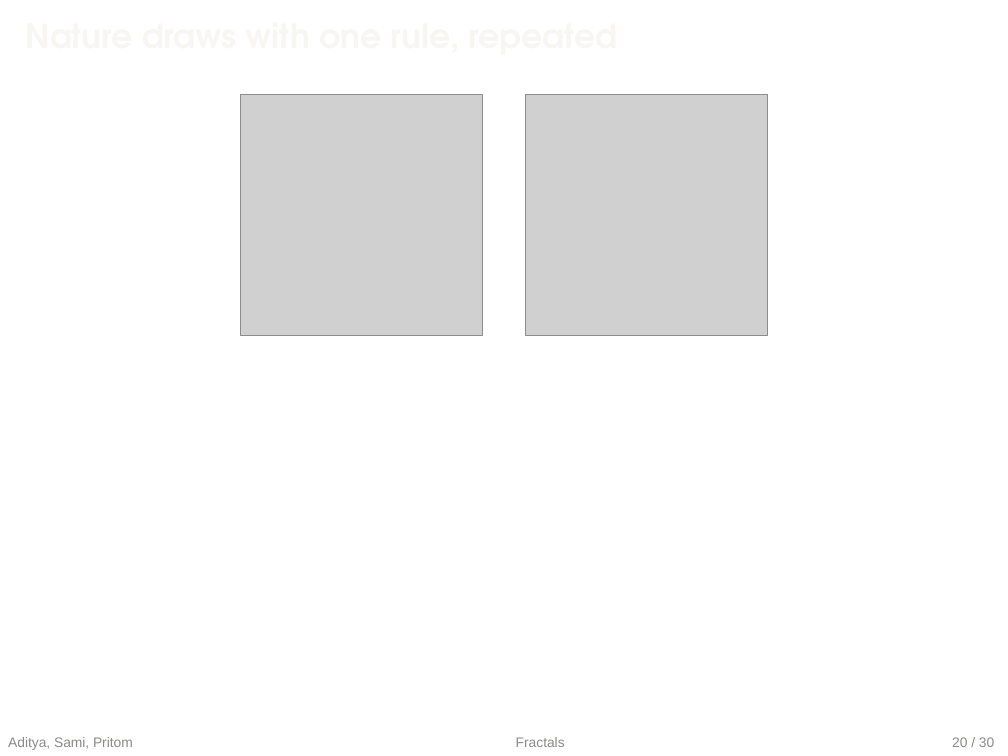
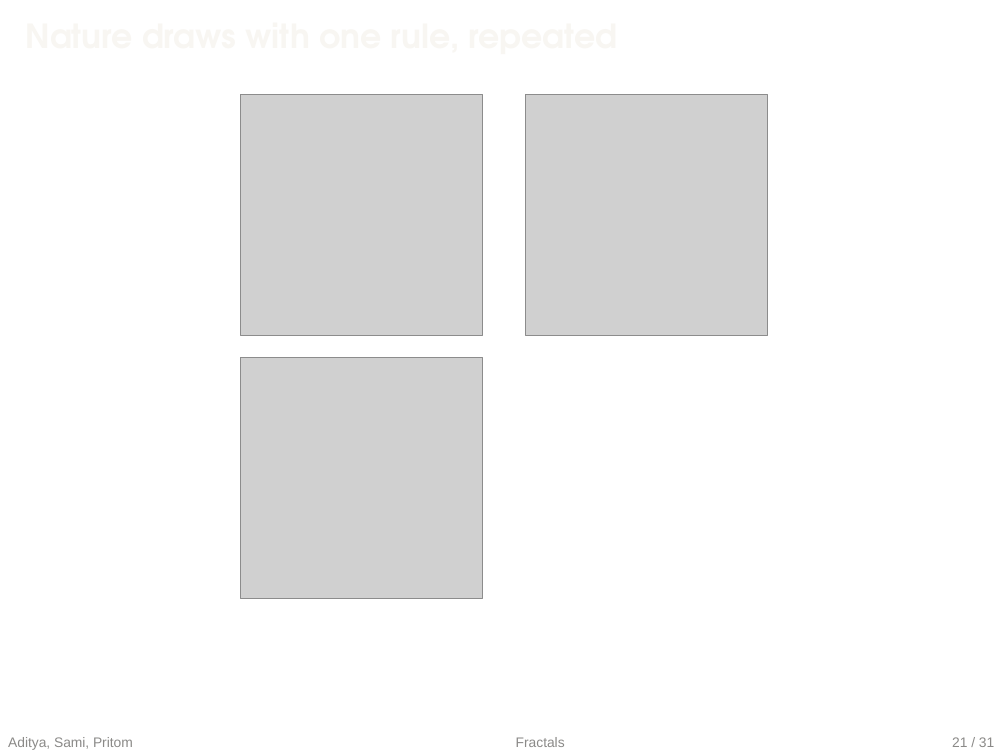
Before and after one commit to eh-Sami/CSE-200-Presentation, a slide deck: slide 70 of combined/main-editable.pptx (slide 67 before the commit). Drawn at 1008x756 pixels with LibreOffice and Linux fonts; fonts in the diff are those of the drawing; grey boxes stand for pictures; background and template pictures are left out. Boxes give left, top, right and bottom in pixels: in the first picture for what was removed or moved away, otherwise in the second. Text is boxed around its words. In the diff, an @@ line names an element or a change of style, - is before the commit and + after.

```diff
--- a/combined/main-editable.pptx
+++ b/combined/main-editable.pptx
@@ picture added at (240,357,482,598) @@
@@ text at (952,737,994,747): text changed @@
-20 / 30
+21 / 31
```
Also in this commit, not shown: 87 other slides changed, 16 slides added, 14 slides removed, 9 other files.
